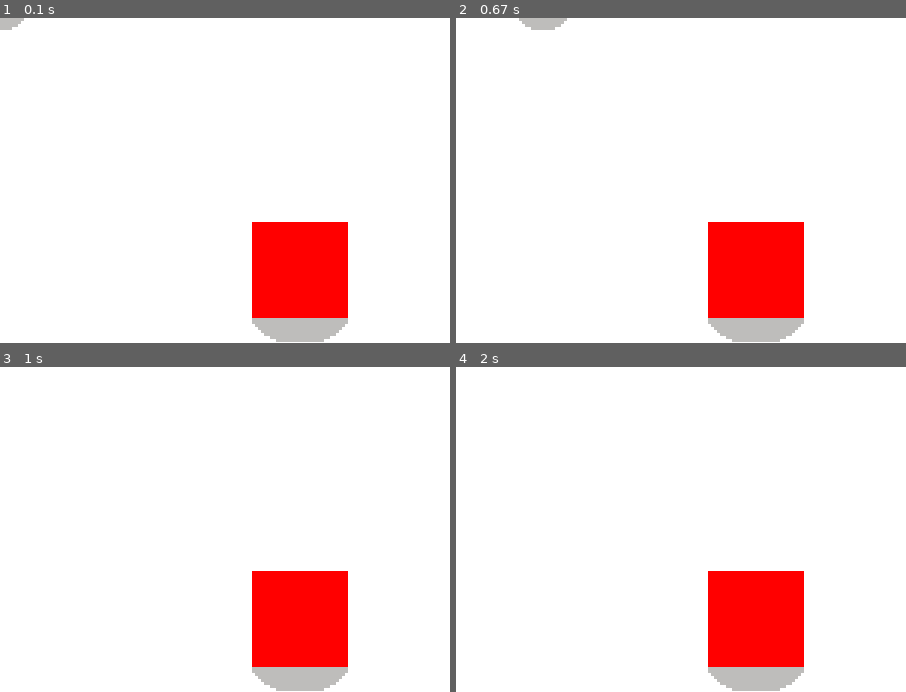
Above: before the commit, frames 1-4 (two rows, left to right).
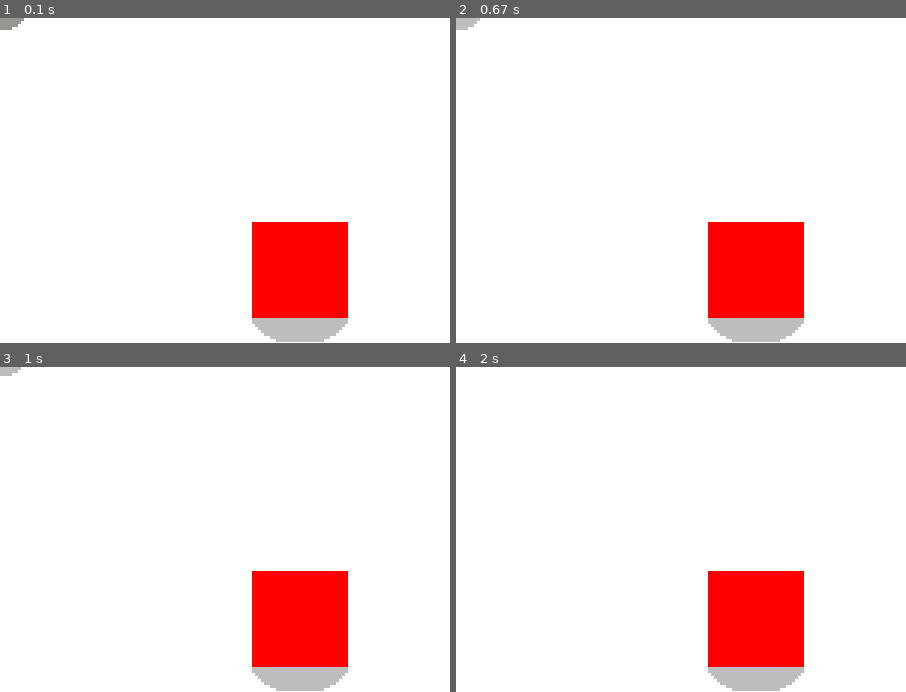
Above: after the commit, the same moments.

Repository: shaurya-sharma-dev/pygame-topdownengine
Game: pygame game, started from examples/basic_usage.py
Two runs of this game, one before a commit and one after it. Both use one fixed random seed, a clock stepped at 60 frames per second and the inputs below.
Inputs:
- Up to frame 1 (0.1 s): no input
- Up to frame 2 (0.67 s): hold D from 0.33 s (still down)
- Up to frame 3 (1 s): release D at 0.8 s; hold W from 0.83 s (still down)
- Up to frame 4 (2 s): release W at 1.13 s; tap Space at 1.67 s
The pictures show only the part of the screen within x 0-50%, y 0-50%; the shares and areas given below are measured in that part.

The runs differ from the first frame. In frame 1, 0.2% of the frame differs, in the area x 0-6%, y 0-4%; in frame 2, 0.5%, in the area x 0-25%, y 0-4%; in frame 3, 0.1%; in frame 4, nothing differs.

Commit message:
Move velocity movement logic to BaseMobileObjController, add MovementAIController, and add MovementAIController to the basic usage example.
Signed-off-by: Shaurya Sharma 65916881+shaurya-sharma-dev@users.noreply.github.com

Diff:
--- a/examples/basic_usage.py
+++ b/examples/basic_usage.py
@@ -1,5 +1,5 @@
 import topdownengine as tde
-from topdownengine.mobile_obj.controller import KeyboardInputController
+from topdownengine.mobile_obj.controller import KeyboardInputController, MovementAIController
 from topdownengine.asset_paths import ASSETS_DIR
 from topdownengine.math import scale_rect
 import pygame as pg
@@ -11,9 +11,20 @@
     window_title="pygame-topdownengine Basic Usage Example"
 )
 
-# Define a MobileObj
-mobile_obj = tde.MobileObj(
+# Define a MobileObj to be the Player
+player = tde.MobileObj(
     controller=KeyboardInputController(),
+    animation_paths={
+        'idle': ASSETS_DIR / 'example-player' / 'idle.png',
+        'walk': ASSETS_DIR / 'example-player' / 'walk.png'
+    },
+    frame_size=(16, 16),
+    directional_anims=True
+)
+
+# Define a MobileObj to follow the Player
+enemy = tde.MobileObj(
+    controller=MovementAIController(target_mobile_obj=player),
     animation_paths={
         'idle': ASSETS_DIR / 'example-player' / 'idle.png',
         'walk': ASSETS_DIR / 'example-player' / 'walk.png'
@@ -27,9 +38,10 @@
 env_obj.position = pg.Vector2(100, 100)
 env_obj.obj_shadow = '32x16'
 
-# Add them both to the game object group
-game.game_object_group.add(mobile_obj)
+# Add them to the game object group
+game.game_object_group.add(player)
 game.game_object_group.add(env_obj)
+game.game_object_group.add(enemy)
 
 # Rescale GameObjects to have a SCALE of 3 (this makes them more visible)
 tde.GameObject.set_scale(3, game)
--- a/topdownengine/mobile_obj/controller.py
+++ b/topdownengine/mobile_obj/controller.py
@@ -13,6 +13,15 @@
         """Update function for MobileObj controllers."""
         pass
 
+    def move(self, mobile_obj: MobileObj, dt: float, dir: pg.Vector2) -> None:
+        if dir.length() != 0:
+            dir.normalize_ip()
+            dir *= self.speed
+
+        dt_seconds = dt / 1000.0
+        weight = 1.0 - math.exp(-self.snapping_speed * dt_seconds)
+        mobile_obj.velocity = tde_math.lerp(mobile_obj.velocity, dir, weight)
+
 class StaticController(BaseMobileObjController):
     "A MobileObj controller that keeps the MobileObj still."
     def update(self, mobile_obj: MobileObj, dt: float) -> None:
@@ -25,22 +34,28 @@
         "Initializes the input manager."
         self.input_mgr = KeyboardInputManager()
         self.speed = 2
+        self.snapping_speed = 10.0
 
     def update(self, mobile_obj: MobileObj, dt: float) -> None:
         "Moves the MobileObj based on keyboard input."
         input = self.input_mgr.get_input()
+
+        if 'Jump' in input:
+            mobile_obj.jump()
+
         dir = pg.Vector2(
             int('Move Right' in input) - int('Move Left' in input),
             int('Move Down' in input) - int('Move Up' in input)
         )
-        if dir.length() != 0:
-            dir.normalize_ip()
-            dir *= self.speed
+        self.move(mobile_obj, dt, dir)
 
-        dt_seconds = dt / 1000.0
-        snapping_speed = 10.0
-        weight = 1.0 - math.exp(-snapping_speed * dt_seconds)
-        mobile_obj.velocity = tde_math.lerp(mobile_obj.velocity, dir, weight)
+class MovementAIController(BaseMobileObjController):
+    def __init__(self, target_mobile_obj: MobileObj) -> None:
+        self.target_mobile_obj = target_mobile_obj
+        self.speed = 1.5
+        self.snapping_speed = 10.0
 
-        if 'Jump' in input:
-            mobile_obj.jump()
+    def update(self, mobile_obj: MobileObj, dt: float) -> None:
+        "Move the MobileObj towards the target."
+        dir = self.target_mobile_obj.position - mobile_obj.position
+        self.move(mobile_obj, dt, dir)
